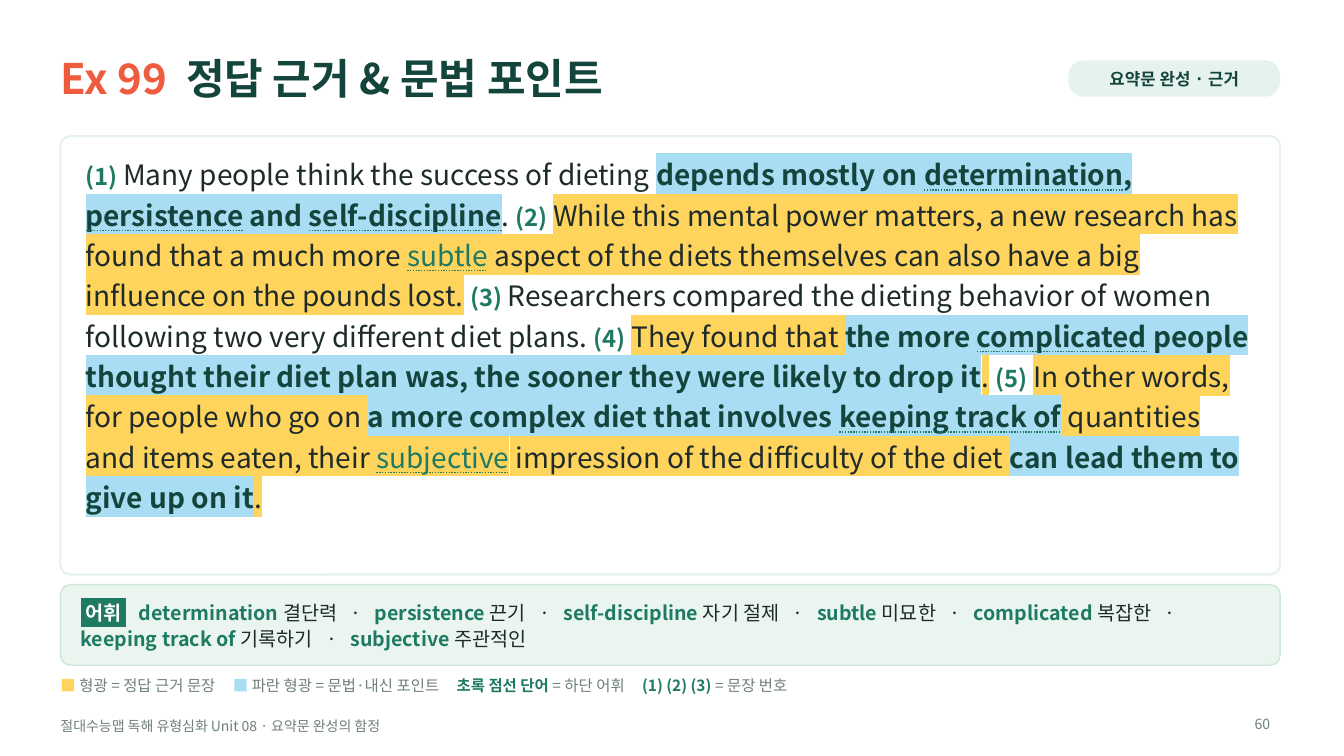
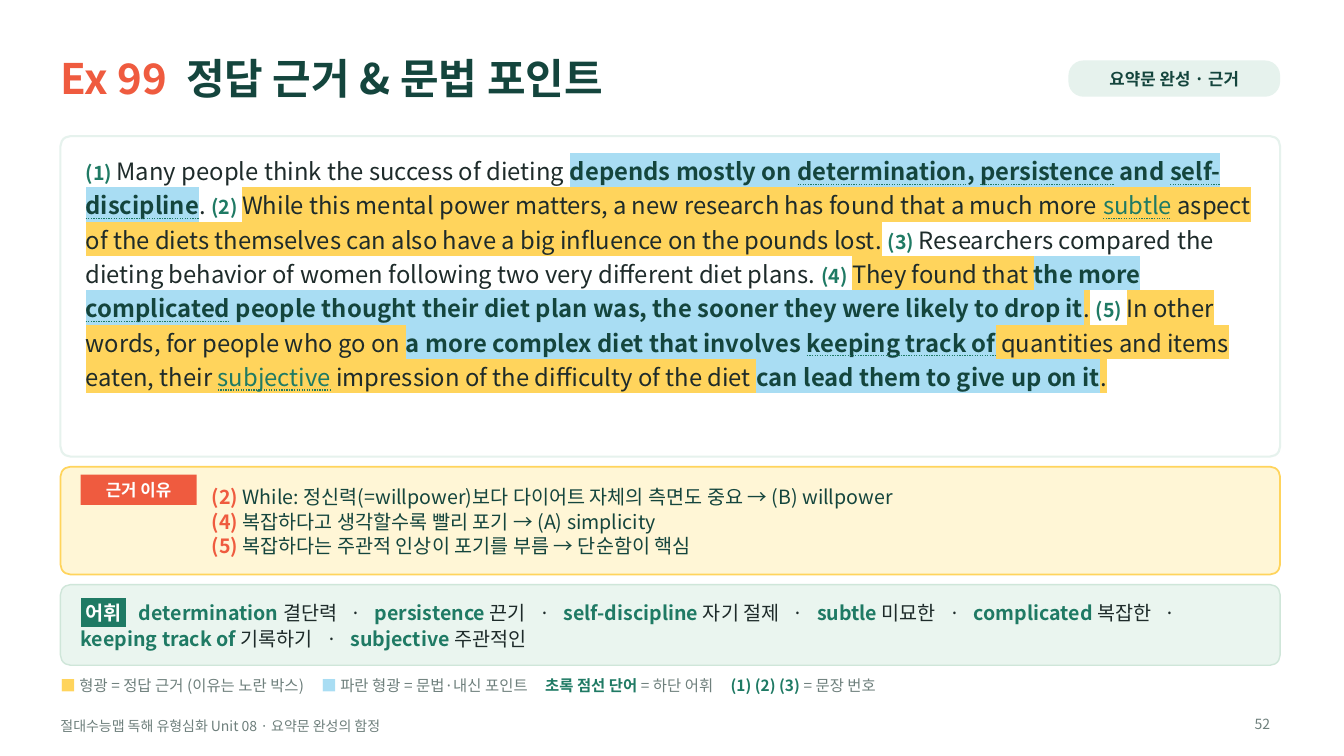
Before and after one commit to HUFSDavid/HUFSDavid, a slide deck: slide 52 of 절대수능맵_독해유형심화_Unit08_수업PPT.pptx (slide 60 before the commit). Drawn at 1344x756 pixels with LibreOffice and Linux fonts; fonts in the diff are those of the drawing. Boxes give left, top, right and bottom in pixels: in the first picture for what was removed or moved away, otherwise in the second. Text is boxed around its words. In the diff, an @@ line names an element or a change of style, - is before the commit and + after.

```diff
--- a/절대수능맵_독해유형심화_Unit08_수업PPT.pptx
+++ b/절대수능맵_독해유형심화_Unit08_수업PPT.pptx
@@ rounded rectangle: place and size @@
-rounded rectangle at [60,136,1280,575]
+rounded rectangle at [60,136,1280,457]
@@ rounded rectangle at [60,136,1280,457]: proportions changed @@
@@ text "(1) Many people think the ..." at [86,160,1250,392]: size 17 to 14 pt in "(1) (2) (3) (4) (5)"; size 20 to 17 pt @@
@@ rounded rectangle added at [60,467,1280,575], fill #FFF6D6, outline #FFD45C 1.25 pt @@
@@ rectangle added at [81,475,197,505], fill #EF5B3F, 12 pt, text #FFFFFF, bold @@
+근거 이유
@@ text added at [212,487,892,557], 14 pt, text #14453D @@
+(2) While: 정신력(=willpower)보다 다이어트 자체의 측면도 중요 → (B) willpower
+(4) 복잡하다고 생각할수록 빨리 포기 → (A) simplicity
+(5) 복잡하다는 주관적 인상이 포기를 부름 → 단순함이 핵심
@@ text at [79,678,875,694]: text changed @@
-■ 형광 = 정답 근거 문장 ■ 파란 형광 = 문법·내신 포인트 초록 점선 단어 = 하단 어휘 (1) (2) (3) = 문장 번호
+■ 형광 = 정답 근거 (이유는 노란 박스) ■ 파란 형광 = 문법·내신 포인트 초록 점선 단어 = 하단 어휘 (1) (2) (3) = 문장 번호
@@ page number at [1255,718,1271,729]: text changed @@
-60
+52
```
Also in this commit, not shown: 27 other slides changed, 23 slides added, 40 slides removed, 5 other files.
